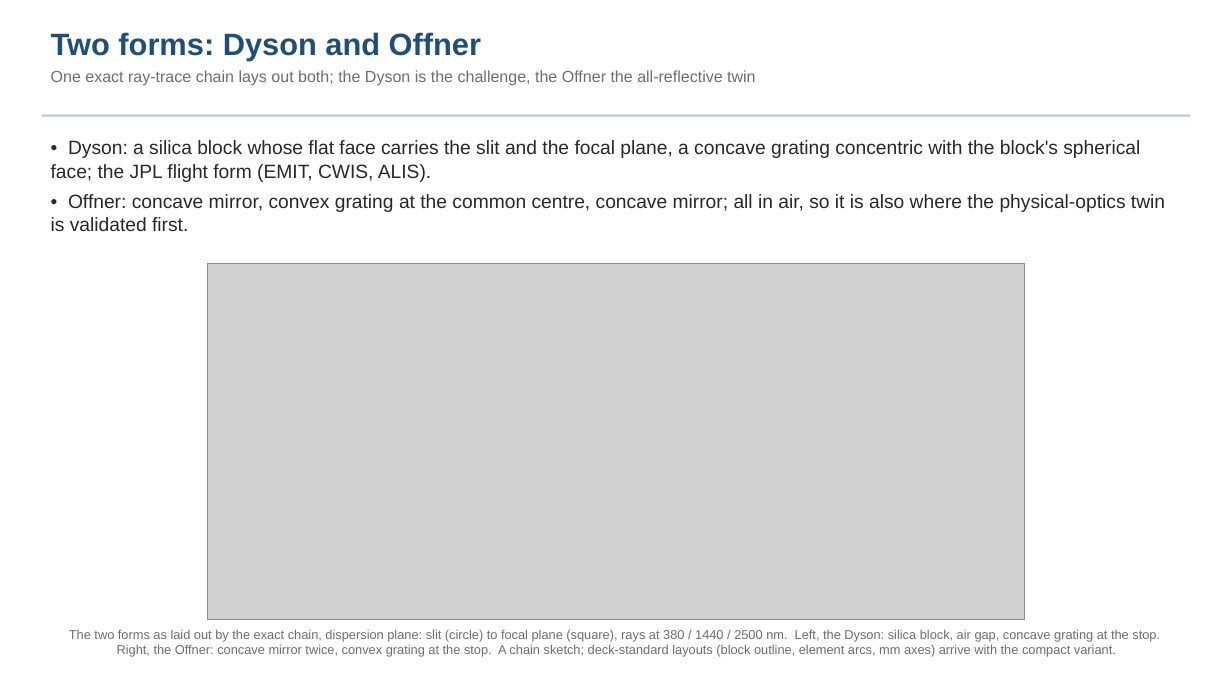
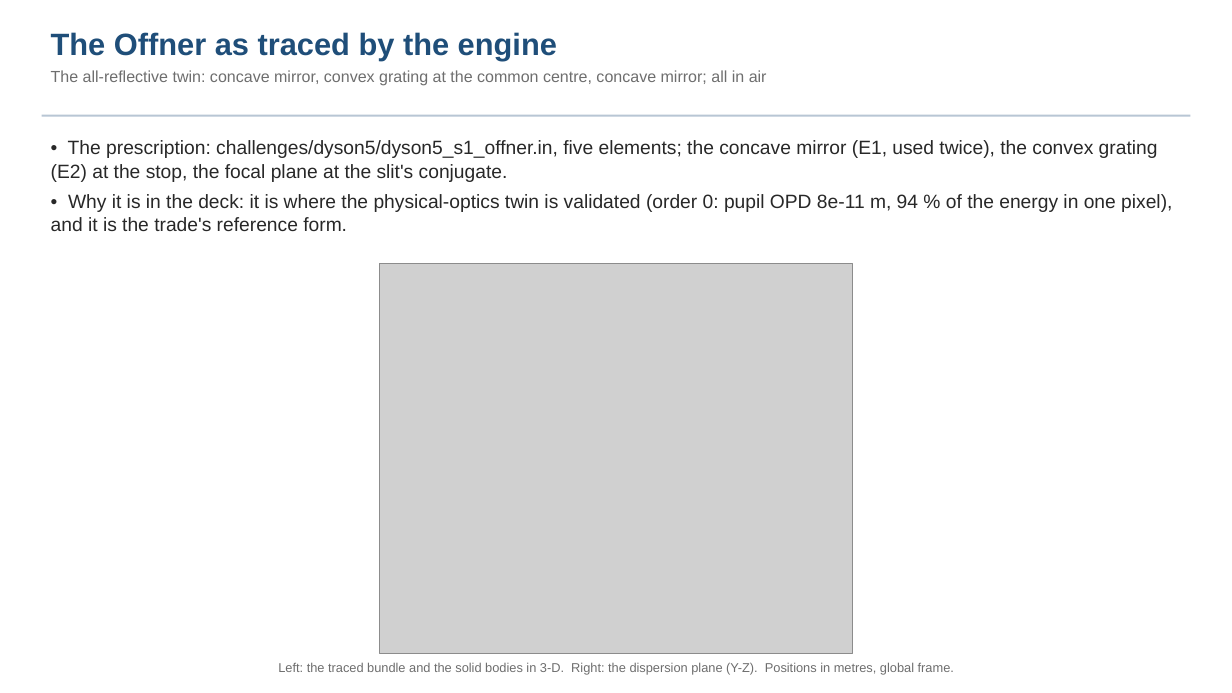
Before and after one commit to nasa-jpl/macos, a slide deck: slide 5 of demo_session/deck_dyson.pptx (slide 4 before the commit). Drawn at 1232x693 pixels with LibreOffice and Linux fonts; fonts in the diff are those of the drawing; grey boxes stand for pictures. Boxes give left, top, right and bottom in pixels: in the first picture for what was removed or moved away, otherwise in the second. Text is boxed around its words. In the diff, an @@ line names an element or a change of style, - is before the commit and + after.

```diff
--- a/demo_session/deck_dyson.pptx
+++ b/demo_session/deck_dyson.pptx
@@ text at (51,32,767,86): text changed @@
-Two forms: Dyson and Offner
-One exact ray-trace chain lays out both; the Dyson is the challenge, the Offner the all-reflective twin
+The Offner as traced by the engine
+The all-reflective twin: concave mirror, convex grating at the common centre, concave mirror; all in air
@@ text at (51,140,1172,231): text changed @@
-• Dyson: a silica block whose flat face carries the slit and the focal plane, a concave grating concentric with the block's spherical face; the JPL flight form (EMIT, CWIS, ALIS).
-• Offner: concave mirror, convex grating at the common centre, concave mirror; all in air, so it is also where the physical-optics twin is validated first.
+• The prescription: challenges/dyson5/dyson5_s1_offner.in, five elements; the concave mirror (E1, used twice), the convex grating (E2) at the stop, the focal plane at the slit's conjugate.
+• Why it is in the deck: it is where the physical-optics twin is validated (order 0: pupil OPD 8e-11 m, 94 % of the energy in one pixel), and it is the trade's reference form.
@@ picture: place and size @@
-picture at (207,263,1025,620)
+picture at (379,263,853,653)
@@ text at (278,662,954,675): text changed @@
-The two forms as laid out by the exact chain, dispersion plane: slit (circle) to focal plane (square), rays at 380 / 1440 / 2500 nm. Left, the Dyson: silica block, air gap, concave grating at the stop. Right, the Offner: concave mirror twice, convex grating at the stop. A chain sketch; deck-standard layouts (block outline, element arcs, mm axes) arrive with the compact variant.
+Left: the traced bundle and the solid bodies in 3-D. Right: the dispersion plane (Y-Z). Positions in metres, global frame.
```
Also in this commit, not shown: 2 other slides changed, 1 slide added, 5 other files.
